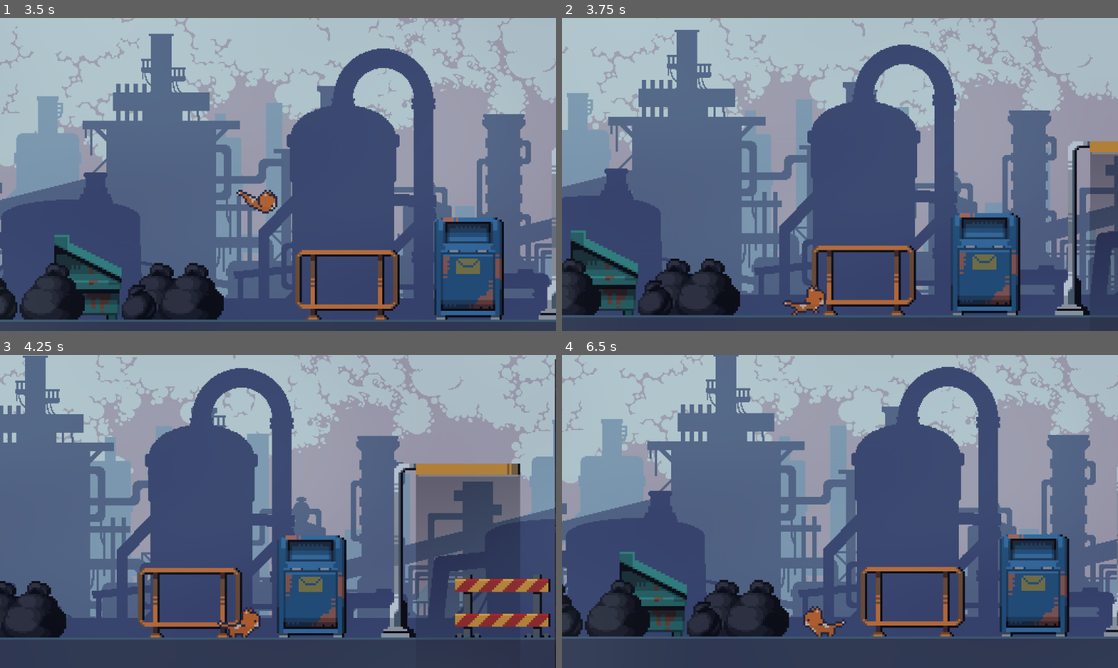
Above: before the commit, frames 1-4 (two rows, left to right).
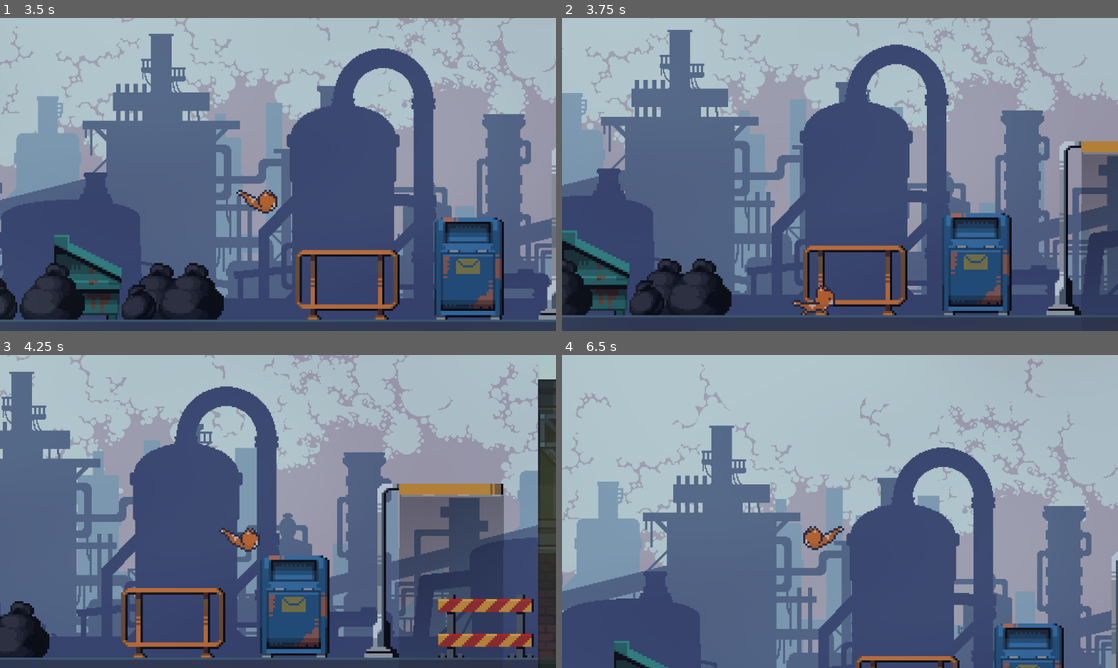
Above: after the commit, the same moments.

Repository: ArgolloTechnology/SISTCA
Game: Godot game, scene res://main.tscn
The game is run twice, just before and just after one commit, with the same random seed, the same clock (stepped at 60 frames per second) and the same inputs.
Inputs:
- Up to frame 1 (3.5 s): tap Enter (ui_accept) at 0.5, 0.77, 1.52, 3.02 s; hold Right (ui_right) 0.53-2.03 s; hold Left (ui_left) 2.03-2.78 s; hold Right (ui_right) from 2.78 s (still down)
- Up to frame 2 (3.75 s): keep holding Right (ui_right)
- Up to frame 3 (4.25 s): keep holding Right (ui_right); tap Enter (ui_accept) at 3.77 s
- Up to frame 4 (6.5 s): release Right (ui_right) at 4.28 s; hold Left (ui_left) 4.28-5.03 s; tap Enter (ui_accept) at 4.52, 6.02 s; hold Right (ui_right) 5.03-5.78 s; hold Left (ui_left) from 5.78 s (still down)

Frame 1 is identical in both runs. In frame 2, 23% of the frame differs, in the area x 0-100%, y 0-96%; in frame 3, 47%; in frame 4, 60%, in the area x 0-100%, y 0-100%.

Commit message:
collision fix

Diff:
--- a/stray-2d/main.tscn
+++ b/stray-2d/main.tscn
@@ -16,14 +16,19 @@
 texture = ExtResource("4_7mycd")
 0:0/0 = 0
 0:0/0/physics_layer_0/polygon_0/points = PackedVector2Array(-8, -8, 8, -8, 8, 8, -8, 8)
+0:0/0/physics_layer_0/polygon_0/one_way = true
 1:0/0 = 0
 1:0/0/physics_layer_0/polygon_0/points = PackedVector2Array(-8, -8, 8, -8, 8, 8, -8, 8)
+1:0/0/physics_layer_0/polygon_0/one_way = true
 2:0/0 = 0
 2:0/0/physics_layer_0/polygon_0/points = PackedVector2Array(-8, -8, 8, -8, 8, 8, -8, 8)
+2:0/0/physics_layer_0/polygon_0/one_way = true
 3:0/0 = 0
 3:0/0/physics_layer_0/polygon_0/points = PackedVector2Array(-8, -8, 8, -8, 8, 8, -8, 8)
+3:0/0/physics_layer_0/polygon_0/one_way = true
 4:0/0 = 0
 4:0/0/physics_layer_0/polygon_0/points = PackedVector2Array(-8, -8, 8, -8, 8, 8, -8, 8)
+4:0/0/physics_layer_0/polygon_0/one_way = true
 5:0/0 = 0
 6:0/0 = 0
 7:0/0 = 0
@@ -315,11 +320,14 @@
 [sub_resource type="TileSetAtlasSource" id="TileSetAtlasSource_5vw27"]
 texture = ExtResource("5_7mycd")
 0:0/0 = 0
-0:0/0/physics_layer_0/polygon_0/points = PackedVector2Array(-8, -8, 8, -8, 8, 8, -8, 8)
+0:0/0/physics_layer_0/polygon_0/points = PackedVector2Array(-8, -8, 8, -8, 8, -5, -8, -5)
+0:0/0/physics_layer_0/polygon_0/one_way = true
 1:0/0 = 0
-1:0/0/physics_layer_0/polygon_0/points = PackedVector2Array(-8, -8, 8, -8, 8, 8, -8, 8)
+1:0/0/physics_layer_0/polygon_0/points = PackedVector2Array(-8, -8, 8, -8, 8, -5, -8, -5)
+1:0/0/physics_layer_0/polygon_0/one_way = true
 2:0/0 = 0
-2:0/0/physics_layer_0/polygon_0/points = PackedVector2Array(-8, -8, 8, -8, 8, 8, -8, 8)
+2:0/0/physics_layer_0/polygon_0/points = PackedVector2Array(-8, -8, 8, -8, 8, -5, -8, -5)
+2:0/0/physics_layer_0/polygon_0/one_way = true
 3:0/0 = 0
 4:0/0 = 0
 5:0/0 = 0
@@ -395,17 +403,20 @@
 5:8/0 = 0
 6:8/0 = 0
 0:9/0 = 0
-0:9/0/physics_layer_0/polygon_0/points = PackedVector2Array(-2.1583, -8, 8, -8, 1.97845, 8, -1.97845, 8)
+0:9/0/physics_layer_0/polygon_0/points = PackedVector2Array(-2, -8, -2, -4, 8, -5, 8, -8)
+0:9/0/physics_layer_0/polygon_0/one_way = true
 1:9/0 = 0
 1:9/0/physics_layer_0/polygon_0/points = PackedVector2Array(-8, -8, 8, -8, 8, -3.23746, -8, -3.0576)
+1:9/0/physics_layer_0/polygon_0/one_way = true
 2:9/0 = 0
 2:9/0/physics_layer_0/polygon_0/points = PackedVector2Array(-8, -8, 8, -8, 8, -3.23746, -8, -3.0576)
+2:9/0/physics_layer_0/polygon_0/one_way = true
 3:9/0 = 0
 3:9/0/physics_layer_0/polygon_0/points = PackedVector2Array(-8, -8, 8, -8, 8, -3.23746, -8, -3.0576)
+3:9/0/physics_layer_0/polygon_0/one_way = true
 5:9/0 = 0
 6:9/0 = 0
 0:10/0 = 0
-0:10/0/physics_layer_0/polygon_0/points = PackedVector2Array(-2.1583, -8, 1.97845, -8, 1.97845, 8, -1.97845, 8)
 1:10/0 = 0
 2:10/0 = 0
 3:10/0 = 0
@@ -413,17 +424,18 @@
 5:10/0 = 0
 6:10/0 = 0
 0:11/0 = 0
-0:11/0/physics_layer_0/polygon_0/points = PackedVector2Array(-2.1583, -8, 1.97845, -8, 1.97845, 8, -1.97845, 8)
 1:11/0 = 0
 2:11/0 = 0
 5:11/0 = 0
-5:11/0/physics_layer_0/polygon_0/points = PackedVector2Array(-5.75548, -3.0576, 8, -3.0576, 8, 8, -5.93534, 8)
+5:11/0/physics_layer_0/polygon_0/points = PackedVector2Array(-6, -3, 8, -3.0576, 8, 3, -6, 3)
+5:11/0/physics_layer_0/polygon_0/one_way = true
 6:11/0 = 0
-6:11/0/physics_layer_0/polygon_0/points = PackedVector2Array(-8, -3.0576, 8, -3.0576, 8, 8, -8, 8)
+6:11/0/physics_layer_0/polygon_0/points = PackedVector2Array(-8, -3, 8, -3.0576, 8, 3, -8, 3)
+6:11/0/physics_layer_0/polygon_0/one_way = true
 7:11/0 = 0
-7:11/0/physics_layer_0/polygon_0/points = PackedVector2Array(-8, -3.23746, 5.57562, -3.0576, 5.57562, 8, -8, 8)
+7:11/0/physics_layer_0/polygon_0/points = PackedVector2Array(-8, -3, 6, -3, 6, 3, -8, 3)
+7:11/0/physics_layer_0/polygon_0/one_way = true
 0:12/0 = 0
-0:12/0/physics_layer_0/polygon_0/points = PackedVector2Array(-2.1583, -8, 1.97845, -8, 1.97845, 8, -1.97845, 8)
 1:12/0 = 0
 2:12/0 = 0
 3:12/0 = 0
@@ -432,7 +444,6 @@
 6:12/0 = 0
 7:12/0 = 0
 0:13/0 = 0
-0:13/0/physics_layer_0/polygon_0/points = PackedVector2Array(-8, -8, 8, -8, 8, 8, -8, 8)
 1:13/0 = 0
 2:13/0 = 0
 3:13/0 = 0
